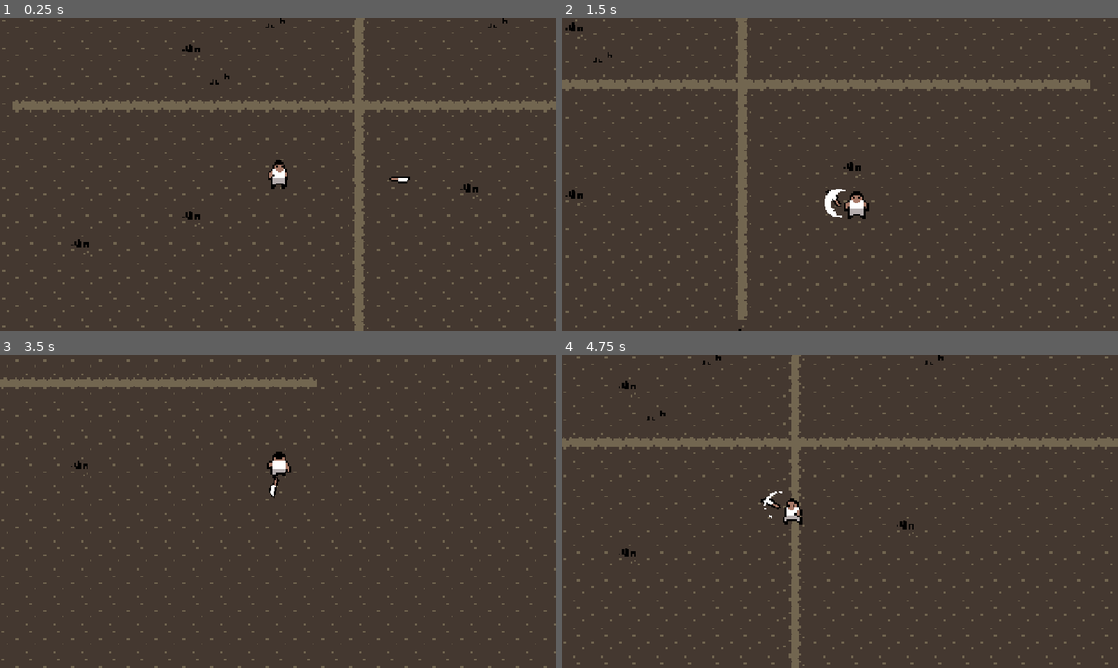
Above: before the commit, frames 1-4 (two rows, left to right).
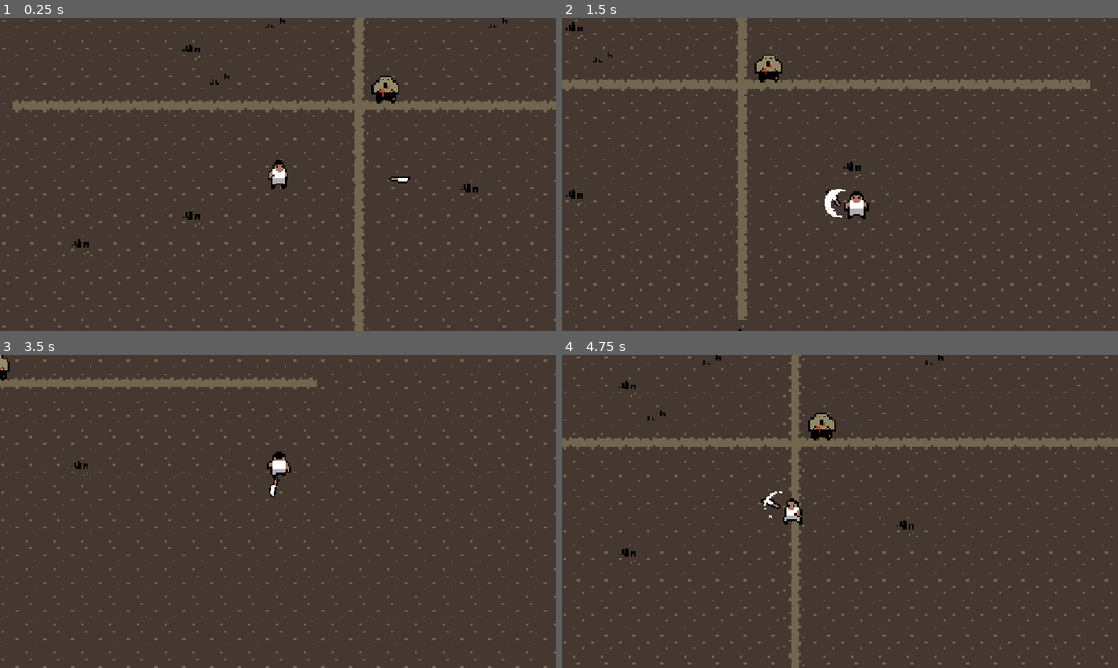
Above: after the commit, the same moments.

Repository: AmosMaddux/RogueZombies
Game: Godot game, scene res://scenes/main.tscn
The game is run twice, just before and just after one commit, with the same random seed, the same clock (stepped at 60 frames per second) and the same inputs.
Inputs (mouse positions are in pixels of both pictures, inside the frame that each line leads up to):
- Up to frame 1 (0.25 s): no input
- Up to frame 2 (1.5 s): tap Enter at 0.5 s; move the mouse to (962, 158) at 0.52 s; hold D (walk_right) 0.53-1.28 s; click (962, 158) at 0.6 s; move the mouse to (728, 190) at 1.27 s; hold S (walk_down) from 1.28 s (still down); click (728, 190) at 1.35 s
- Up to frame 3 (3.5 s): move the mouse to (333, 442) at 2.02 s; release S (walk_down) at 2.03 s; hold D (walk_right) 2.03-2.78 s; click (333, 442) at 2.1 s; move the mouse to (250, 574) at 2.77 s; hold W (walk_up) from 2.78 s (still down); click (250, 574) at 2.85 s
- Up to frame 4 (4.75 s): move the mouse to (1006, 558) at 3.52 s; release W (walk_up) at 3.53 s; hold A (walk_left) from 3.53 s (still down); click (1006, 558) at 3.6 s; move the mouse to (673, 464) at 4.27 s; click (673, 464) at 4.35 s

The runs differ from the first frame. In frame 1, 0.3% of the frame differs, in the area x 66-72%, y 18-28%; in frame 2, 0.3%; in frame 3, 0.1%; in frame 4, 0.3%, in the area x 44-50%, y 18-28%.

Commit message:
Last Sync: 2026-03-16 19:21 (Mobile)

Diff:
--- a/scenes/knife.tscn
+++ b/scenes/knife.tscn
@@ -20,7 +20,6 @@
 shape = SubResource("RectangleShape2D_syuqf")
 
 [node name="hitbox" type="Area2D" parent="." unique_id=1017399593]
-collision_mask = 2
 
 [node name="CollisionShape2D" type="CollisionShape2D" parent="hitbox" unique_id=1911077926]
 position = Vector2(2.5, 0)
--- a/scenes/main.tscn
+++ b/scenes/main.tscn
@@ -3,6 +3,7 @@
 [ext_resource type="PackedScene" uid="uid://bgg0mdoo0bucx" path="res://scenes/terrain.tscn" id="1_0wfyh"]
 [ext_resource type="PackedScene" uid="uid://bj0ykvpfbgkm7" path="res://scenes/player.tscn" id="2_sugp2"]
 [ext_resource type="PackedScene" uid="uid://dg8ujyj2k82h0" path="res://scenes/knife.tscn" id="3_sugp2"]
+[ext_resource type="PackedScene" uid="uid://cv5r7nxxjb670" path="res://scenes/enemy.tscn" id="4_jyhfs"]
 
 [node name="Main" type="Node2D" unique_id=112989706]
 
@@ -13,3 +14,6 @@
 
 [node name="knife" parent="." unique_id=1909007110 instance=ExtResource("3_sugp2")]
 position = Vector2(223, 115)
+
+[node name="Enemy" parent="." unique_id=1152867235 instance=ExtResource("4_jyhfs")]
+position = Vector2(215, 63)
